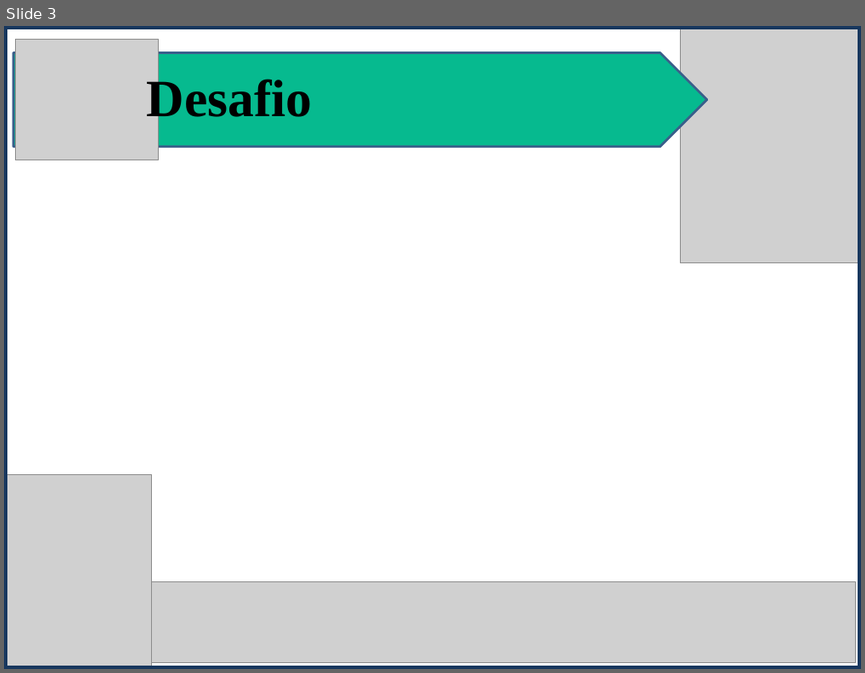
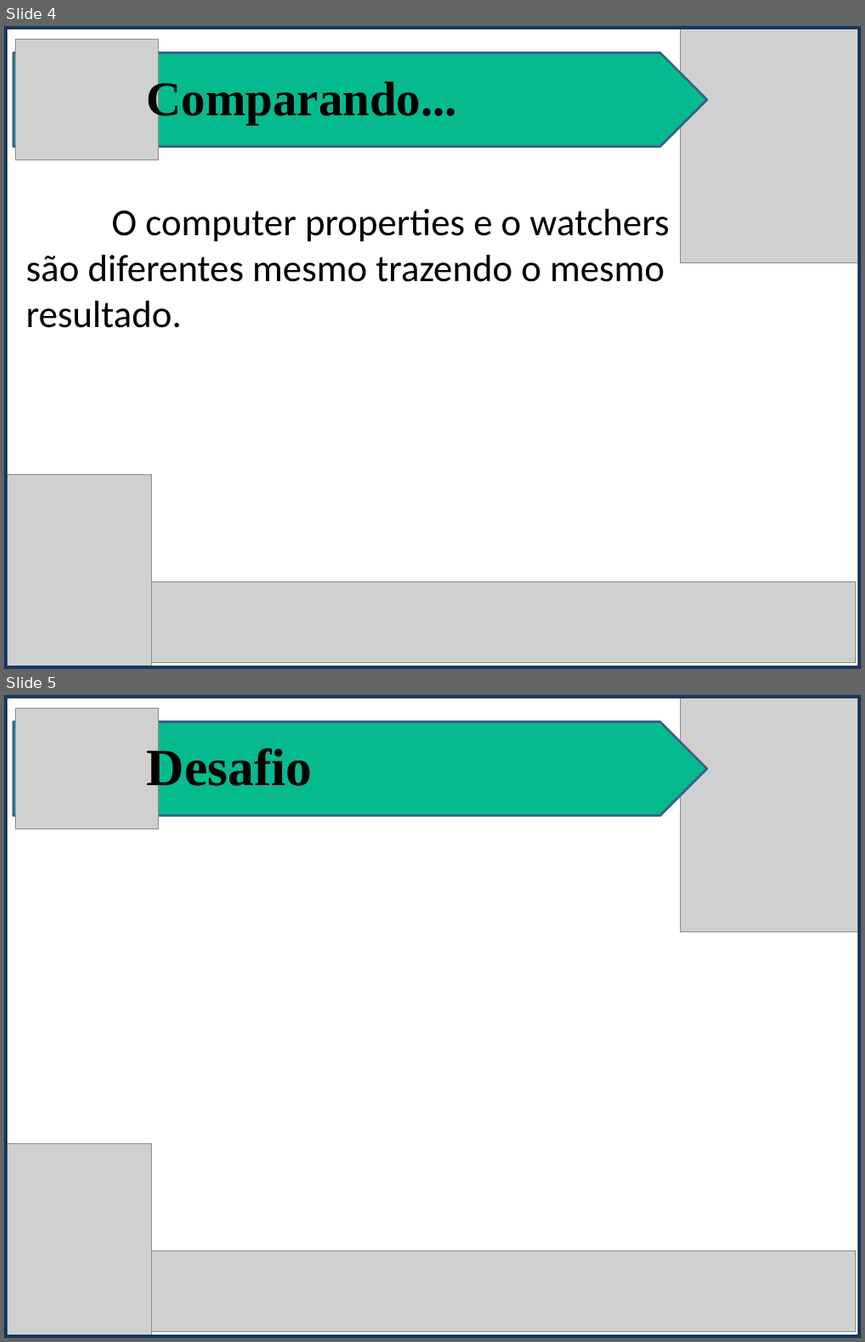
Before and after one commit to isamartins/t018_DesenvolvimentoWeb, a slide deck: trabalho_av2/Vuejs_Apresentacao.pptx. Shown one above the other, each under a label of ours: slide 3 before the commit, slides 4 and 5 after it. The pictures are 865x673 and 865x1342 pixels, drawn with LibreOffice and Linux fonts; fonts in the diff are those of the drawing; grey boxes stand for pictures. Boxes give left, top, right and bottom in pixels: in the first picture for what was removed or moved away, otherwise in the second. Text is boxed around its words. In the diff, an @@ line names an element or a change of style, - is before the commit and + after.

```diff
--- a/trabalho_av2/Vuejs_Apresentacao.pptx
+++ b/trabalho_av2/Vuejs_Apresentacao.pptx
@@ slide 4 added at (x1=4, y1=26, x2=861, y2=669), background #FFFFFF @@
@@ rectangle added at (x1=4, y1=26, x2=861, y2=669), outline #17375E 5.5 pt @@
@@ picture added at (x1=15, y1=40, x2=157, y2=160) @@
@@ picture added at (x1=680, y1=26, x2=861, y2=262) @@
@@ pentagon arrow added at (x1=13, y1=52, x2=707, y2=146), fill #06BA8F, outline #3A5F8C 2 pt @@
@@ text added at (x1=147, y1=77, x2=457, y2=124), 40.7 pt, text #000000, bold @@
+Comparando...
@@ subtitle added at (x1=26, y1=209, x2=669, y2=328), 32 pt, text #000000 @@
+O computer properties e o watchers são diferentes mesmo trazendo o mesmo resultado.
@@ picture added at (x1=4, y1=474, x2=151, y2=667) @@
@@ picture added at (x1=151, y1=581, x2=856, y2=662) @@
@@ what was slide 3 is now slide 5 @@
```
Also in this commit, not shown: 2 slides changed, 2 other slides added, 1 slide removed, 1 other file.
